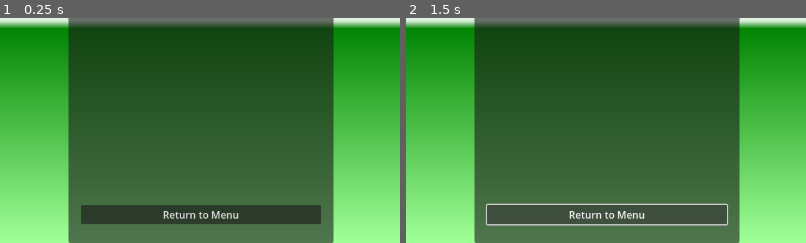
Above: before the commit, frames 1-2 (left to right).
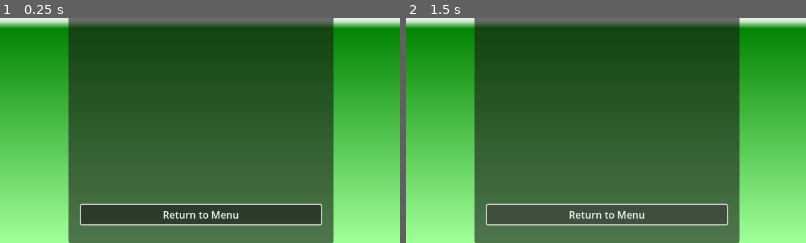
Above: after the commit, the same moments.

Repository: hunttis/ld-58
Game: Godot game, scene res://assets/scenes/menus/instructions.tscn
Same seed, same stepped clock (60 frames per second), same inputs: the game is played once before the commit and once after it. This scene is started directly instead of the project's main scene.
Inputs (mouse positions are % of the whole screen's width and height, from its top left):
- Up to frame 1 (0.25 s): no input
- Up to frame 2 (1.5 s): move the mouse to (72, 45) at 0.52 s; hold D (move_right) 0.53-1.25 s; hold Q (ability_bark) 0.53-1.25 s; click "Return to Menu" at 1.25 s
The pictures show only the part of the screen within x 25-75%, y 50-100%; the shares and areas given below are measured in that part.

The runs differ from the first frame. In frame 1, 1.1% of the frame differs, in the area x 20-81%, y 82-93%; in frame 2, nothing differs.

Commit message:
fix menu focus and tab indexes

Diff:
--- a/assets/scenes/menus/instructions.gd
+++ b/assets/scenes/menus/instructions.gd
@@ -1,5 +1,7 @@
 extends Control
 
+func _ready() -> void:
+  %ReturnToMenuButton.grab_focus()
 
 func _on_return_to_menu_button_pressed() -> void:
   Events.go_to_menu.emit()
--- a/assets/scenes/menus/instructions.tscn
+++ b/assets/scenes/menus/instructions.tscn
@@ -85,6 +85,7 @@
 fit_content = true
 
 [node name="ReturnToMenuButton" type="Button" parent="HBoxContainer/PanelContainer/MarginContainer/VBoxContainer2"]
+unique_name_in_owner = true
 layout_mode = 2
 focus_neighbor_bottom = NodePath("../MasterVolumeSlider")
 text = "Return to Menu"
--- a/assets/scenes/menus/main_menu.tscn
+++ b/assets/scenes/menus/main_menu.tscn
@@ -95,18 +95,11 @@
 size_flags_vertical = 3
 size_flags_stretch_ratio = 0.0
 focus_neighbor_top = NodePath("../QuitButton")
-focus_neighbor_bottom = NodePath("../OptionsButton")
-focus_next = NodePath("../OptionsButton")
-focus_previous = NodePath("../QuitButton")
 theme_override_font_sizes/font_size = 32
 text = "Start"
 
 [node name="OptionsButton" type="Button" parent="ScreenSizeContainer/VerticalContainer/MenuButtons"]
 layout_mode = 2
-focus_neighbor_top = NodePath("../StartButton")
-focus_neighbor_bottom = NodePath("../QuitButton")
-focus_next = NodePath("../QuitButton")
-focus_previous = NodePath("../StartButton")
 theme_override_font_sizes/font_size = 32
 text = "Options"
 
@@ -117,10 +110,7 @@
 
 [node name="QuitButton" type="Button" parent="ScreenSizeContainer/VerticalContainer/MenuButtons"]
 layout_mode = 2
-focus_neighbor_top = NodePath("../OptionsButton")
 focus_neighbor_bottom = NodePath("../StartButton")
-focus_next = NodePath("../StartButton")
-focus_previous = NodePath("../OptionsButton")
 theme_override_font_sizes/font_size = 32
 text = "Quit"
 
